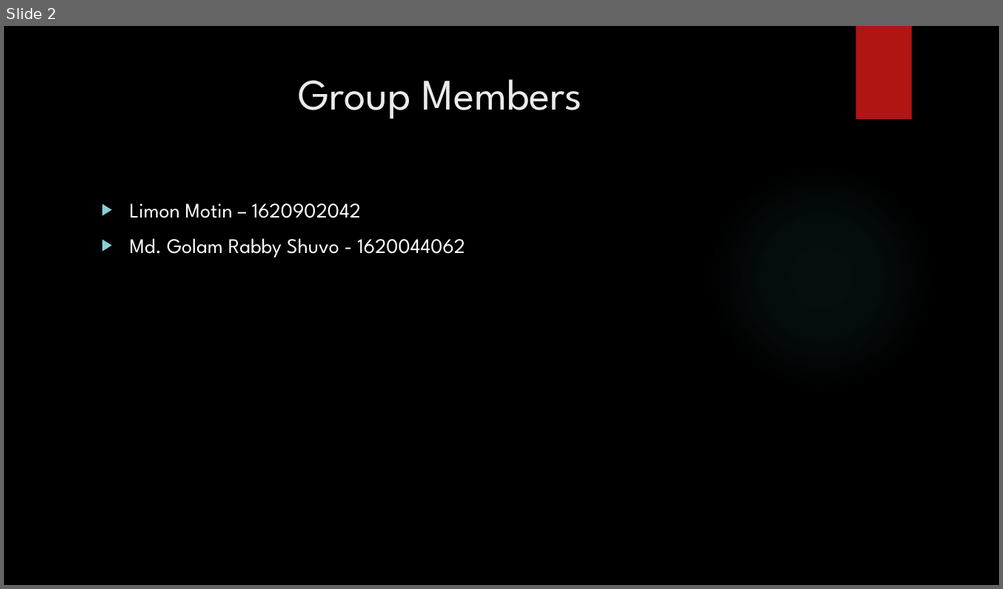
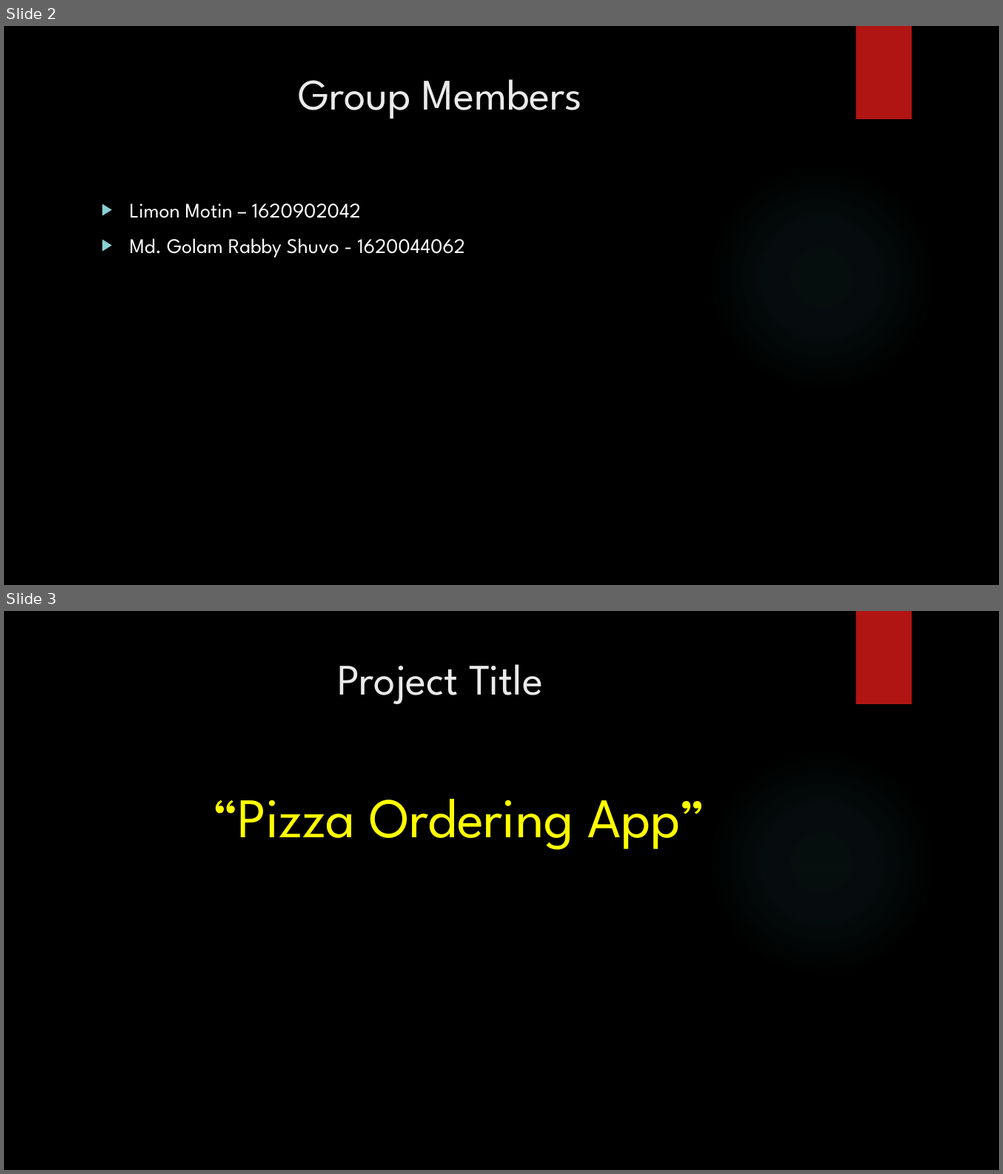
Before and after one commit to nsuspring2019cse299sec4/Group-7, a slide deck: Project Idea.pptx. Shown one above the other, each under a label of ours: slide 2 before the commit, slides 2 and 3 after it. The pictures are 1003x589 and 1003x1174 pixels, drawn with LibreOffice and Linux fonts; fonts in the diff are those of the drawing; background and template pictures are left out. Boxes give left, top, right and bottom in pixels: in the first picture for what was removed or moved away, otherwise in the second. Text is boxed around its words. In the diff, an @@ line names an element or a change of style, - is before the commit and + after.

```diff
--- a/Project Idea.pptx
+++ b/Project Idea.pptx
@@ slide 3 added at [4,611,999,1170], background picture (left out); not listed: 2 template elements that a slide beside it also shows @@
@@ title added at [338,664,543,704], 42 pt, text #EBEBEB @@
+Project Title
@@ text added at [212,799,706,850], 54 pt, text #FFFF00 @@
+“Pizza Ordering App”
```
Also in this commit, not shown: 1 slide changed, 2 other slides added.
